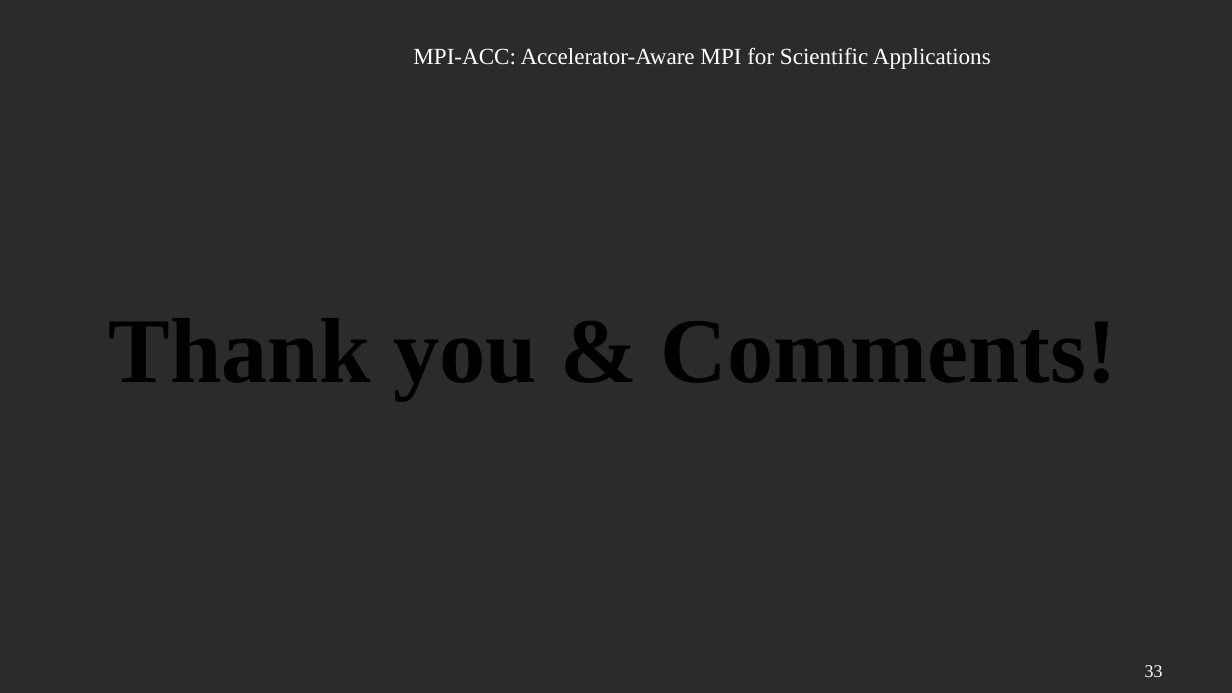
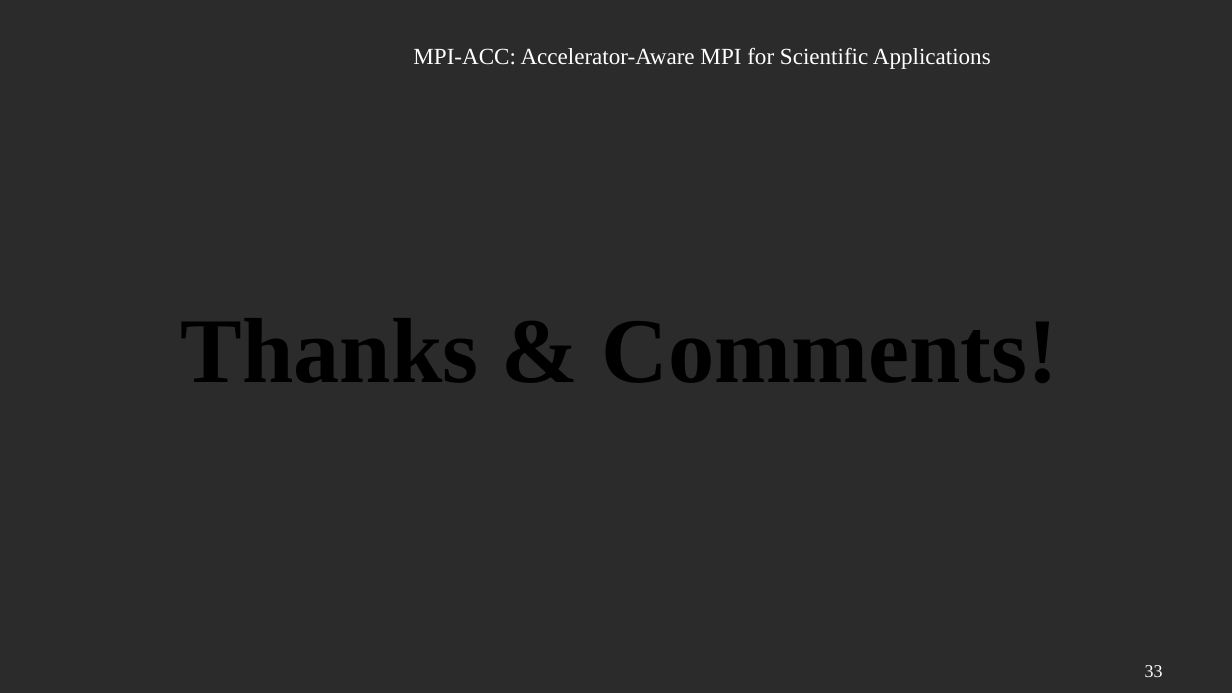
Before and after one commit to 19973466719/Technical-Documents, a slide deck: slide 33 of Technical-Documents/Parallel-Computing/parallel-computing-course/MPI-ACC Accelerator-Aware MPI for Scientific Applications.pptx. Drawn at 1232x693 pixels with LibreOffice and Linux fonts; fonts in the diff are those of the drawing; background and template pictures are left out; a plain dark background stands for a picture behind light text. Boxes give left, top, right and bottom in pixels: in the first picture for what was removed or moved away, otherwise in the second. Text is boxed around its words. In the diff, an @@ line names an element or a change of style, - is before the commit and + after.

```diff
--- a/Technical-Documents/Parallel-Computing/parallel-computing-course/MPI-ACC Accelerator-Aware MPI for Scientific Applications.pptx
+++ b/Technical-Documents/Parallel-Computing/parallel-computing-course/MPI-ACC Accelerator-Aware MPI for Scientific Applications.pptx
@@ text at <box>181,318,1059,383</box>: text changed @@
-Thank you & Comments!
+Thanks & Comments!
```
Also in this commit, not shown: 17 other files.
